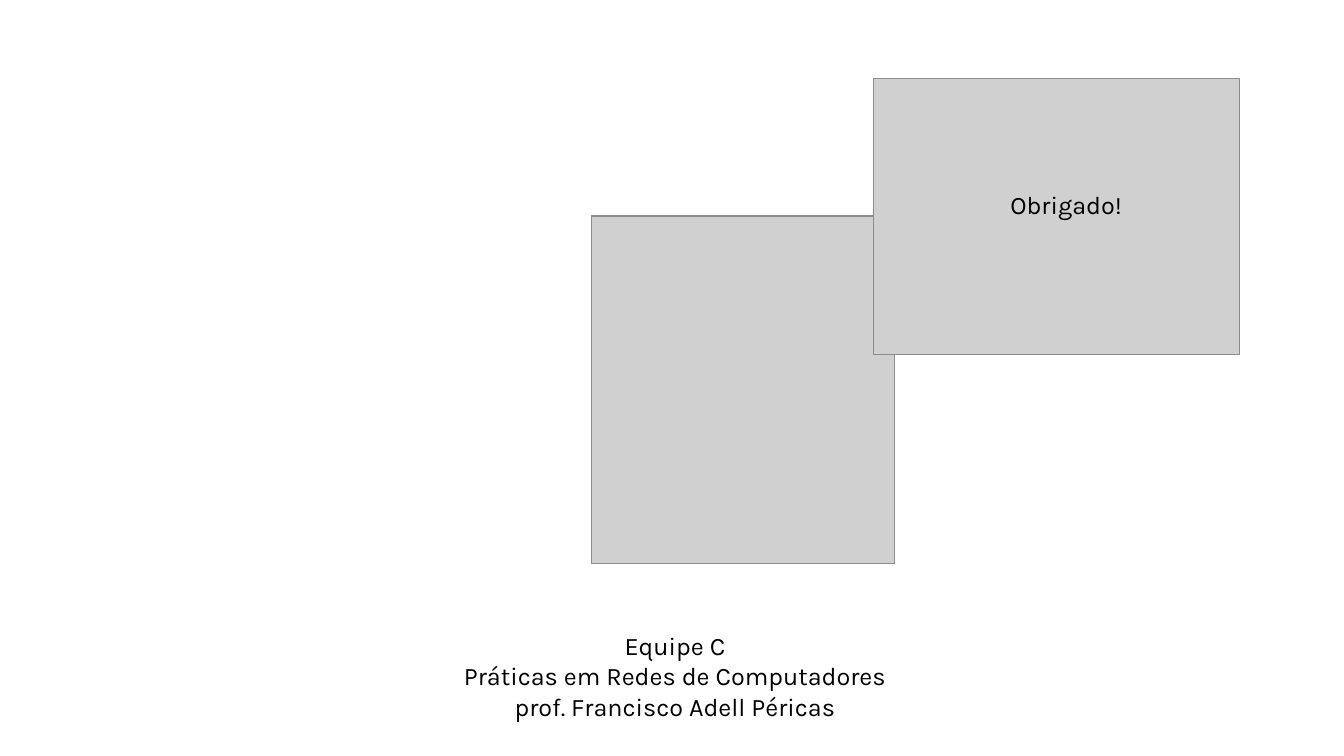
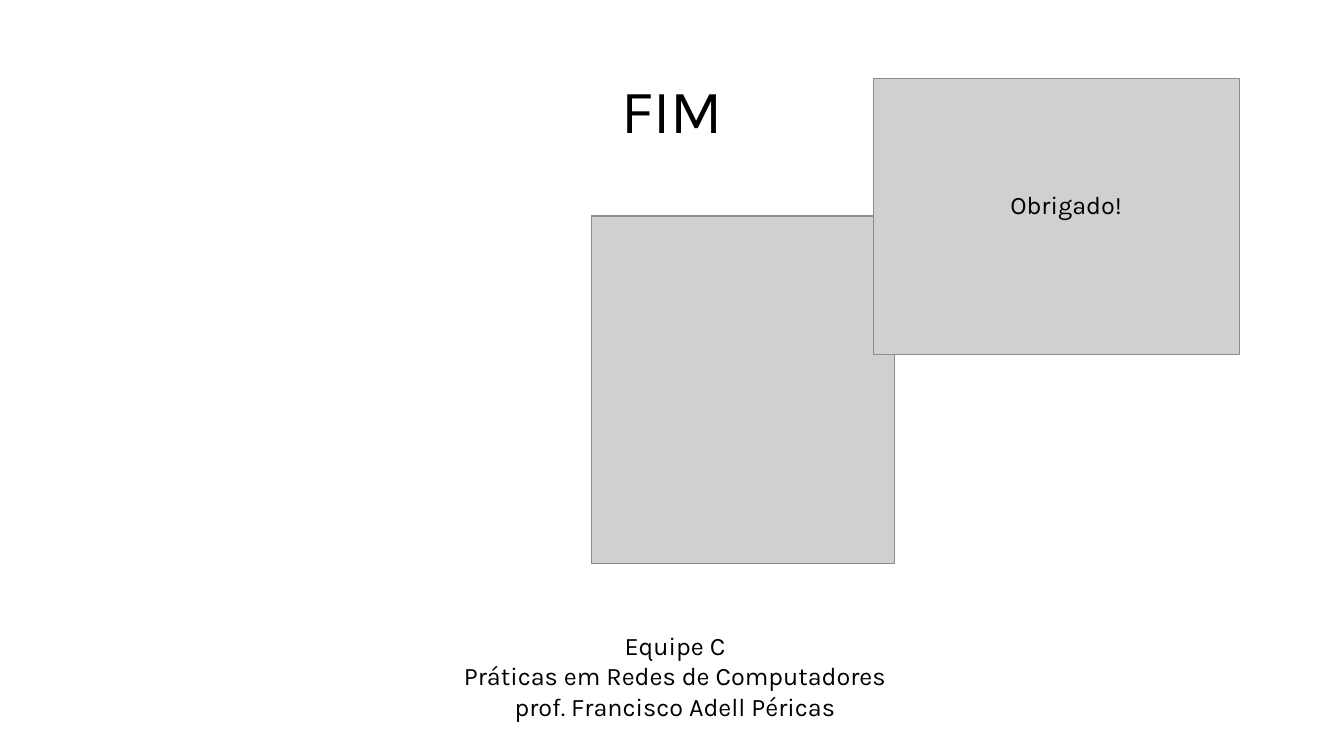
Before and after one commit to joao-martinho/trabalho_PRC_2025-2, a slide deck: slide 5 of docs/slides_hermes.odp (slide 4 before the commit). Drawn at 1344x756 pixels with LibreOffice and Linux fonts; fonts in the diff are those of the drawing; grey boxes stand for pictures. Boxes give left, top, right and bottom in pixels: in the first picture for what was removed or moved away, otherwise in the second. Text is boxed around its words. In the diff, an @@ line names an element or a change of style, - is before the commit and + after.

```diff
--- a/docs/slides_hermes.odp
+++ b/docs/slides_hermes.odp
@@ title added at (621,94,723,133), 44 pt, text #000000 @@
+FIM
```
Also in this commit, not shown: 1 other slide changed, 1 slide added, 1 other file.
